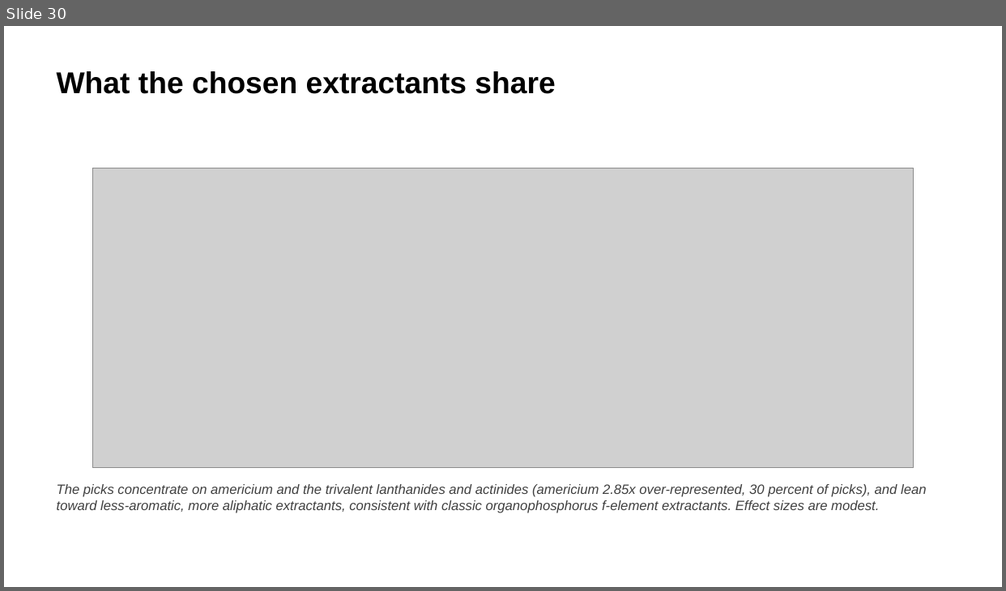
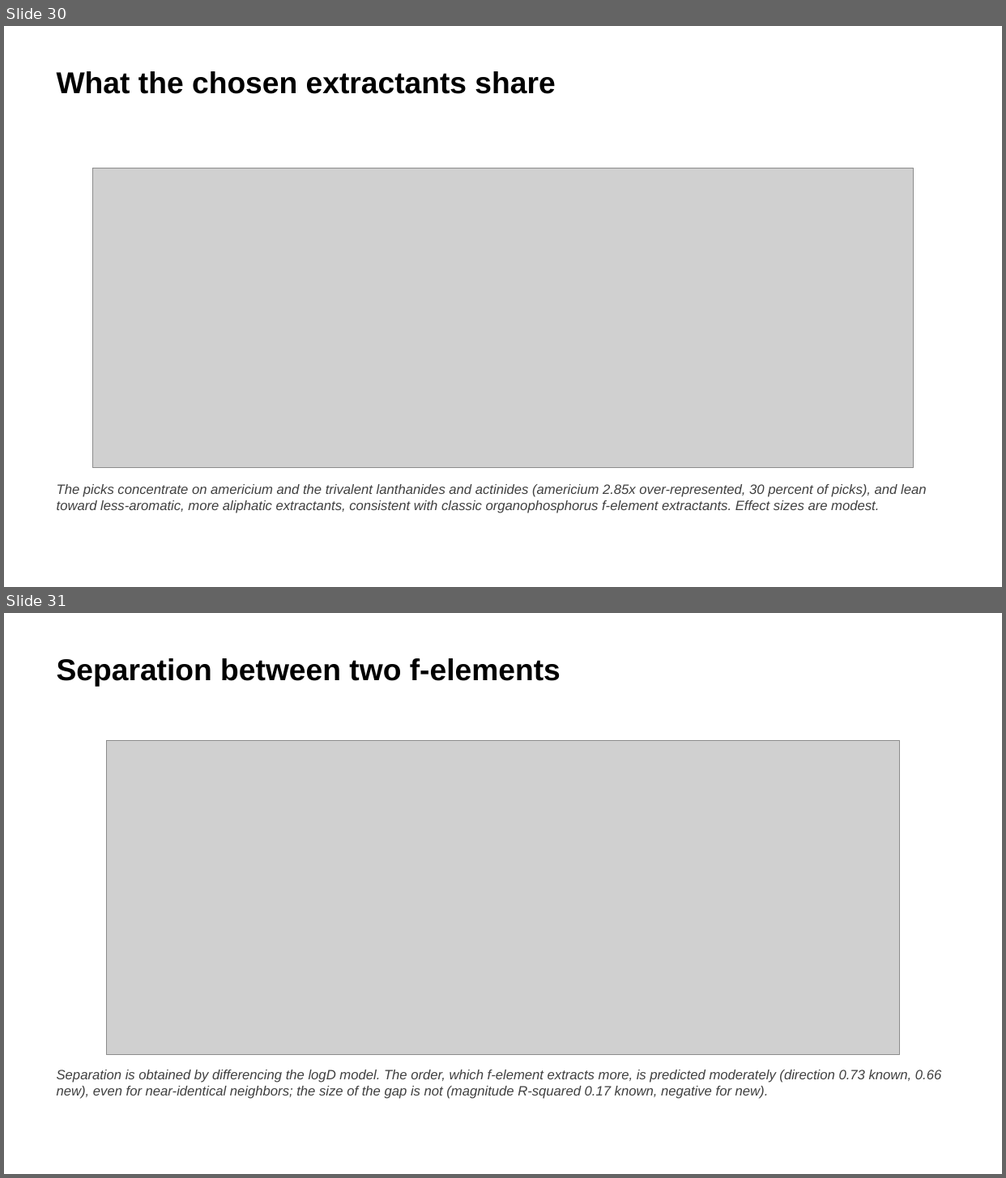
Before and after one commit to SkyEpstein/Machine-learning-to-separate-f-elements-2, a slide deck: docs/REE_Results_Slides_Final.pptx. Shown one above the other, each under a label of ours: slide 30 before the commit, slides 30 and 31 after it. The pictures are 1006x591 and 1006x1178 pixels, drawn with LibreOffice and Linux fonts; fonts in the diff are those of the drawing; grey boxes stand for pictures. Boxes give left, top, right and bottom in pixels: in the first picture for what was removed or moved away, otherwise in the second. Text is boxed around its words. In the diff, an @@ line names an element or a change of style, - is before the commit and + after.

```diff
--- a/docs/REE_Results_Slides_Final.pptx
+++ b/docs/REE_Results_Slides_Final.pptx
@@ slide 31 added at [4,613,1002,1174], background #FFFFFF @@
@@ text added at [57,658,560,687], 29 pt, text #000000, bold @@
+Separation between two f-elements
@@ picture added at [107,740,899,1054] @@
@@ text added at [57,1070,941,1099], 13 pt, text #404040, italic @@
+Separation is obtained by differencing the logD model. The order, which f-element extracts more, is predicted moderately (direction 0.73 known, 0.66 new), even for near-identical neighbors; the size of the gap is not (magnitude R-squared 0.17 known, negative for new).
```
Also in this commit, not shown: 2 other slides added, 10 other files.
